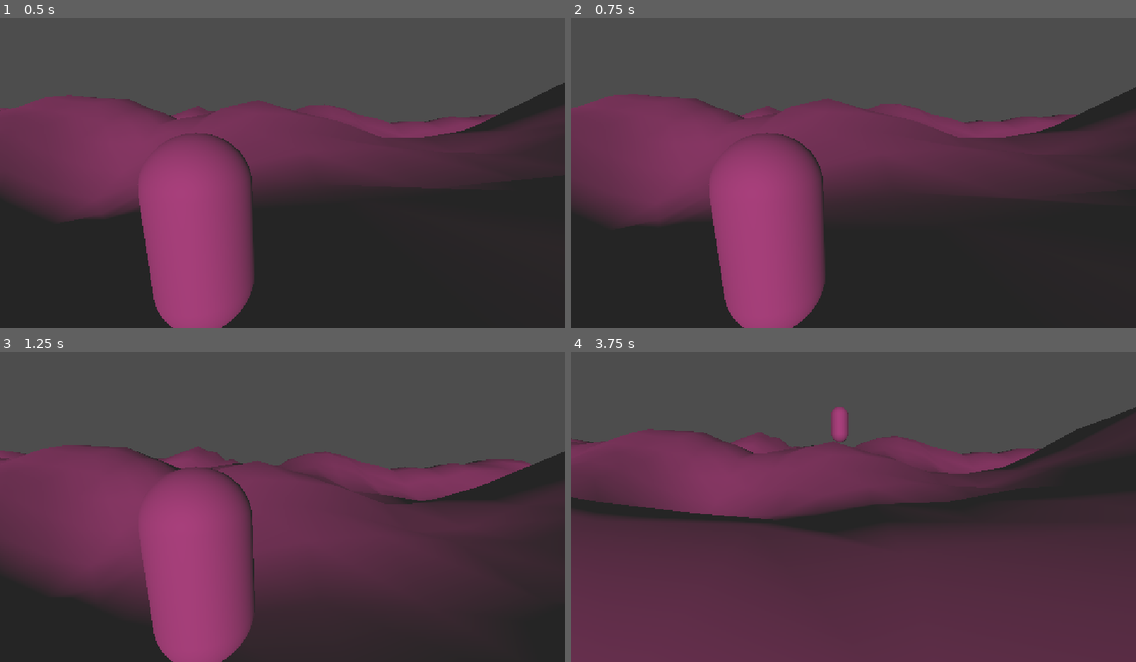
Above: before the commit, frames 1-4 (two rows, left to right).
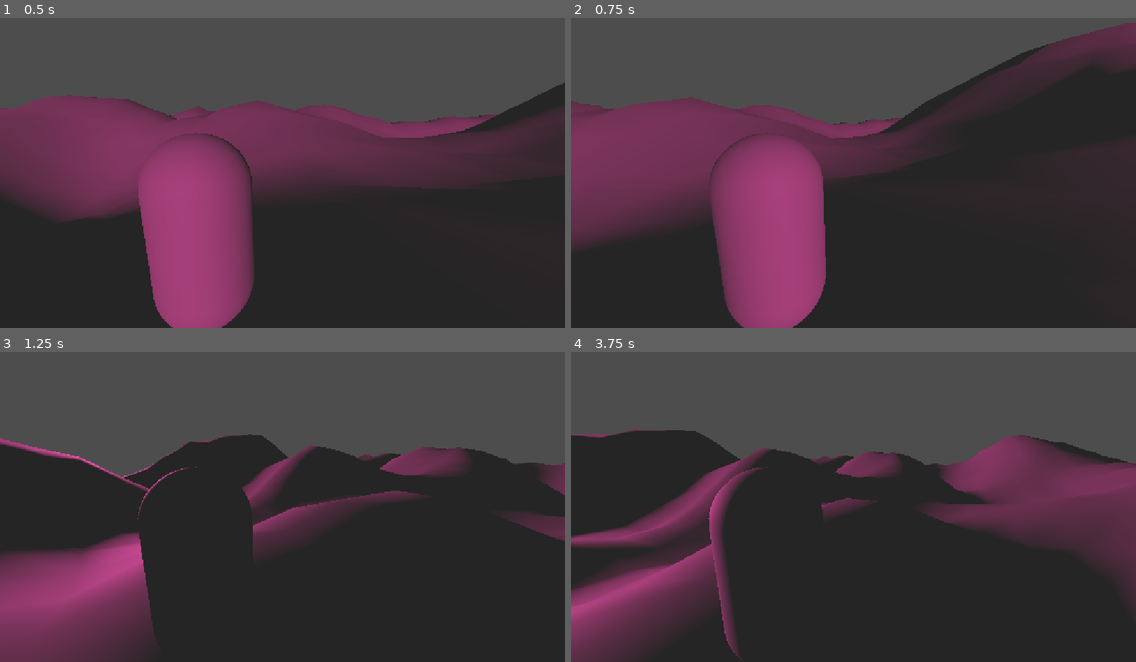
Above: after the commit, the same moments.

Repository: Mvfm-25/Tribes-Like
Game: Godot game, scene res://cenas/AyeMakSicur.tscn
Two runs of this game, one before a commit and one after it. Both use one fixed random seed, a clock stepped at 60 frames per second and the inputs below.
Inputs (mouse positions are in pixels of both pictures, inside the frame that each line leads up to):
- Up to frame 1 (0.5 s): no input
- Up to frame 2 (0.75 s): tap Enter at 0.5 s; move the mouse to (977, 154) at 0.52 s; tap W (anda_f) at 0.6 s
- Up to frame 3 (1.25 s): tap Space (pula) at 0.77 s
- Up to frame 4 (3.75 s): move the mouse to (740, 519) at 1.27 s; tap S (anda_t) at 1.35 s; tap Space (pula) at 1.52, 3.02 s; move the mouse to (910, 432) at 2.02 s; tap D (strafe_d) at 2.1 s; move the mouse to (825, 565) at 2.77 s; tap A (strafe_e) at 2.85 s; move the mouse to (1023, 550) at 3.52 s; hold Middle mouse button (troca_camera) from 3.53 s (still down)

Frame 1 is identical in both runs. In frame 2, 23% of the frame differs, in the area x 0-100%, y 1-100%; in frame 3, 50%; in frame 4, 59%, in the area x 0-100%, y 17-100%.
Error after the commit: Invalid assignment of property or key 'current' with value of type 'bool' on a base object of type 'null instance'. (res://scripts/jogador.gd:35)

Commit message:
Movimentação da camera, lançamentos mais altos.

Diff:
--- a/tribes-like/scripts/jogador.gd
+++ b/tribes-like/scripts/jogador.gd
@@ -4,12 +4,19 @@
 @export var jump_speed: float = 10.0
 @export var gravity: float = 10.0
 
+@export var sensibilidade: float = 0.003 # rad por pixel
+@export var pitch_min: float = deg_to_rad(-70.0)
+@export var pitch_max: float = deg_to_rad(40.0)
+
+@onready var braco: SpringArm3D = $"Pivô/ControlaColisãoCamera"
+
 func _physics_process(delta: float) -> void:
 	var input := Input.get_vector(
 		"strafe_e", "strafe_d", "anda_f", "anda_t"
 	)
-	velocity.x = input.x * speed
-	velocity.z = input.y * speed
+	var direcao := transform.basis * Vector3(input.x, 0.0, input.y)
+	velocity.x = direcao.x * speed
+	velocity.z = direcao.z * speed
 
 	if not is_on_floor():
 		velocity.y -= gravity * delta
@@ -25,7 +32,9 @@
 		velocity = Vector3.ZERO
 
 func _ready() -> void:
-	$CameraJogador.current = true
+	%CameraJogador.current = true
+	braco.add_excluded_object(get_rid())
+	Input.mouse_mode = Input.MOUSE_MODE_CAPTURED
 
 #M Movimento Mouse
 var mouse_input : Vector2
@@ -38,13 +47,16 @@
 		mouse_input += event.xformed_by(viewport_transform).relative
 
 func _troca_camera() -> void:
-	if $CameraJogador.current:
+	if %CameraJogador.current:
 		$"../Camera Ambiente".current = true
 	else:
-		$CameraJogador.current = true
+		%CameraJogador.current = true
 
-func _process(delta) -> void :
-	print(mouse_input)
+func _process(_delta) -> void :
+	rotate_y(-mouse_input.x * sensibilidade)
+	braco.rotation.x = clampf(
+		braco.rotation.x - mouse_input.y * sensibilidade, pitch_min, pitch_max
+	)
 	mouse_input = Vector2.ZERO
 
 
--- a/tribes-like/scripts/launch_pad.gd
+++ b/tribes-like/scripts/launch_pad.gd
@@ -1,7 +1,7 @@
 extends Area3D
 
 # A força com que o jogador será lançado para cima
-@export var launch_force: float = 15.0
+@export var launch_force: float = 30.0
 
 func _on_body_entered(body: Node3D) -> void:
 	# Verifica se o corpo que entrou é o jogador (CharacterBody3D)
